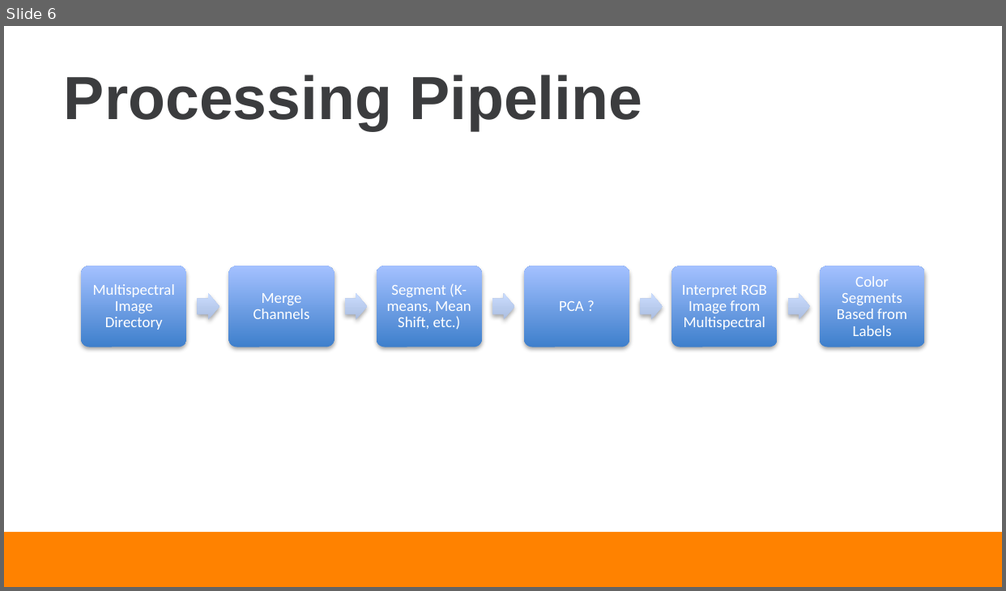
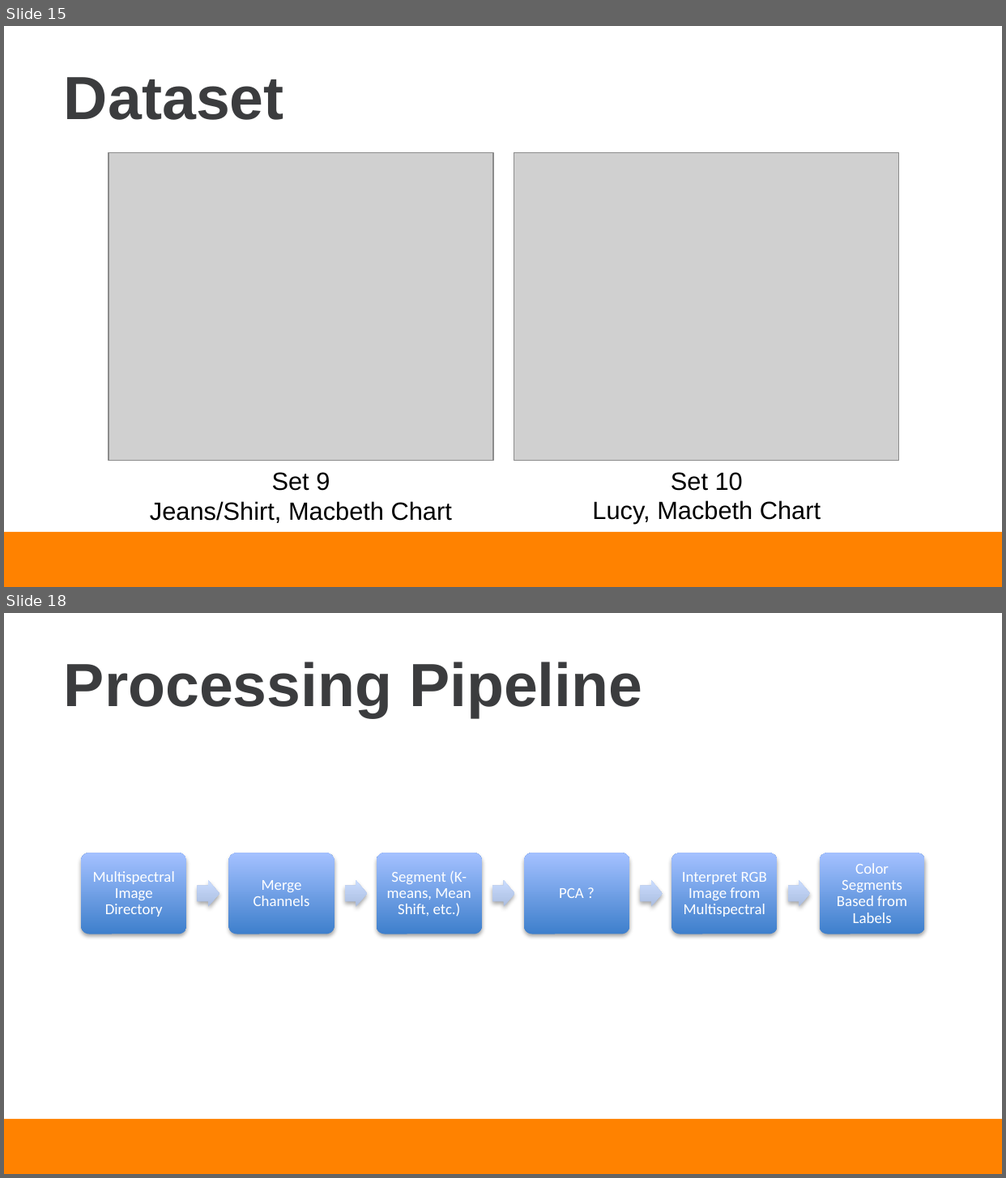
Before and after one commit to dcc3/ECE491_Final_Project, a slide deck: Documentation/Cornett_Leach_Presentation.pptx. Shown one above the other, each under a label of ours: slide 6 before the commit, slides 15 and 18 after it; the slides between them are not shown. The pictures are 1006x591 and 1006x1178 pixels, drawn with LibreOffice and Linux fonts; fonts in the diff are those of the drawing; grey boxes stand for pictures; background and template pictures are left out. Boxes give left, top, right and bottom in pixels: in the first picture for what was removed or moved away, otherwise in the second. Text is boxed around its words. In the diff, an @@ line names an element or a change of style, - is before the commit and + after.

```diff
--- a/Documentation/Cornett_Leach_Presentation.pptx
+++ b/Documentation/Cornett_Leach_Presentation.pptx
@@ slide 15 added at bbox=[4, 26, 1002, 587], background #FFFFFF; not listed: 1 template element that a slide beside it also shows @@
@@ title added at bbox=[64, 77, 284, 120], 44 pt, text #3B3C3E, bold @@
+Dataset
@@ picture added at bbox=[108, 152, 494, 460] @@
@@ picture added at bbox=[514, 152, 899, 460] @@
@@ text added at bbox=[150, 472, 452, 523], 18 pt, text #000000 @@
+Set 9
+Jeans/Shirt, Macbeth Chart
@@ text added at bbox=[592, 472, 820, 524], 18 pt, text #000000 @@
+Set 10
+Lucy, Macbeth Chart
@@ what was slide 6 is now slide 18 @@
```
Also in this commit, not shown: 2 slides changed, 16 other slides added, 2 slides removed, 22 other files.
